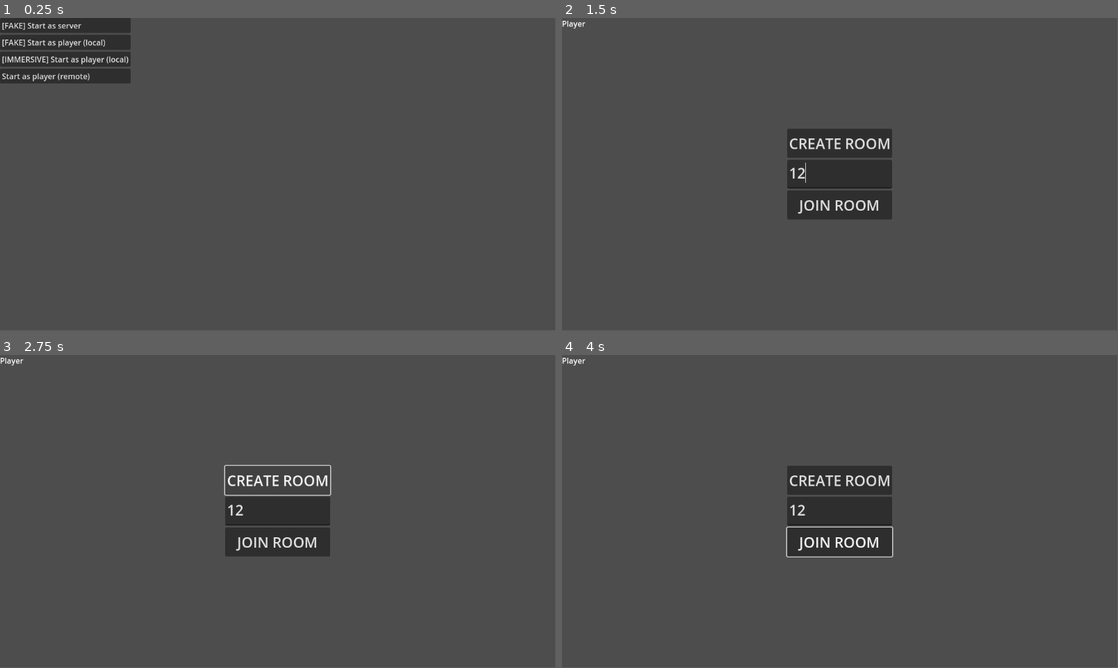
Above: before the commit, frames 1-4 (two rows, left to right).
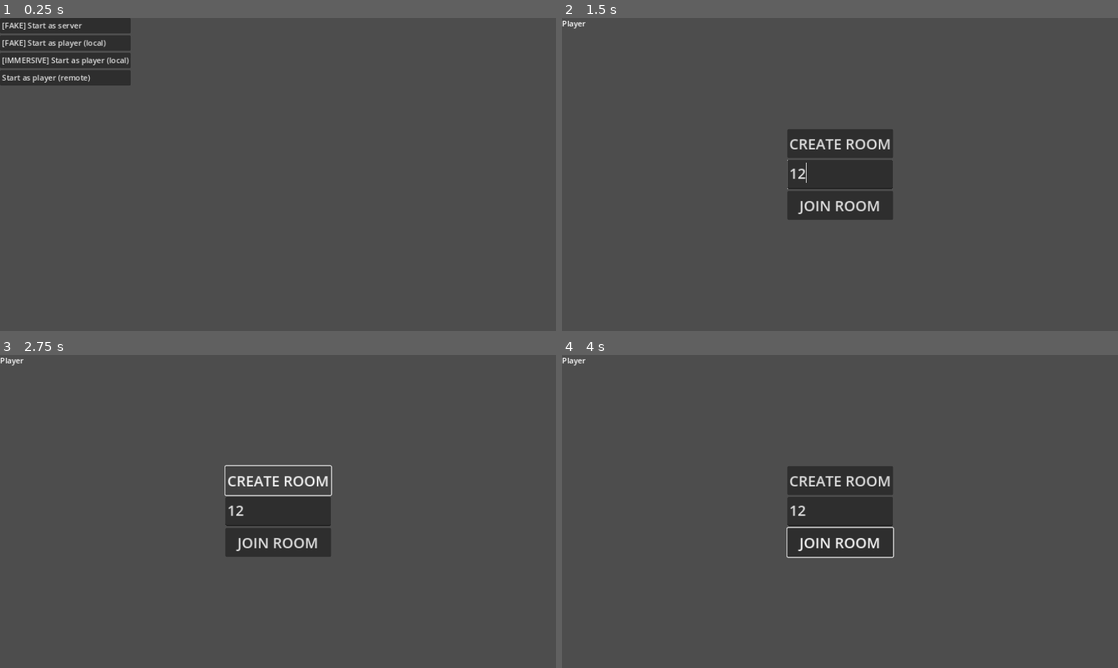
Above: after the commit, the same moments.

Repository: patator62180/GDWL_67
Game: Godot game, scene res://scenes/main/main.tscn
Same seed, same stepped clock (60 frames per second), same inputs: the game is played once before the commit and once after it.
Inputs (mouse positions are in pixels of both pictures, inside the frame that each line leads up to):
- Up to frame 1 (0.25 s): no input
- Up to frame 2 (1.5 s): click "[FAKE] Start as player (local)" at 0.5 s; click (840, 174) at 1.27 s; type "12" at 1.35 s
- Up to frame 3 (2.75 s): click "CREATE ROOM" at 2 s
- Up to frame 4 (4 s): click "JOIN ROOM" at 2.75 s; move the mouse to (962, 495) at 3.52 s; hold Right (right) from 3.53 s (still down); right-click (962, 495) at 3.6 s; click (962, 495) at 3.67 s
In our replay, the window is 799x449 before the commit and 800x450 after it. These sizes can differ from the game's own. Grey fills any space a smaller window leaves; there, only what the larger window draws over its background counts as a difference.

The runs differ from the first frame. In frame 1, 1.3% of the frame differs, in the area x 0-24%, y 1-22%; in frame 2, 0.7%; in frame 3, 0.8%; in frame 4, 0.9%.

Commit message:
changement esthetiques + tests rescale

Diff:
--- a/project.godot
+++ b/project.godot
@@ -18,6 +18,8 @@
 
 window/size/window_width_override=1152
 window/size/window_height_override=648
+window/stretch/mode="canvas_items"
+window/stretch/aspect="expand"
 
 [input]
 
--- a/scenes/HUD/hud.tscn
+++ b/scenes/HUD/hud.tscn
@@ -16,6 +16,13 @@
 font_color = Color(1, 0, 0, 1)
 outline_size = 5
 outline_color = Color(0, 0, 0, 1)
+
+[sub_resource type="StyleBoxFlat" id="StyleBoxFlat_lbym6"]
+bg_color = Color(0.294118, 0.294118, 0.294118, 0.486275)
+corner_radius_top_left = 20
+corner_radius_top_right = 20
+corner_radius_bottom_right = 20
+corner_radius_bottom_left = 20
 
 [sub_resource type="ShaderMaterial" id="ShaderMaterial_p7vvi"]
 shader = ExtResource("4_wnq48")
@@ -64,6 +71,7 @@
 player_index = 1
 
 [node name="PlayerCard2Anchor" type="Control" parent="PlayerCards"]
+visible = false
 layout_mode = 1
 anchors_preset = 3
 anchor_left = 1.0
@@ -82,6 +90,7 @@
 player_index = 2
 
 [node name="PlayerCard3Anchor" type="Control" parent="PlayerCards"]
+visible = false
 layout_mode = 1
 anchors_preset = 2
 anchor_top = 1.0
@@ -134,19 +143,40 @@
 
 [node name="Control" type="Control" parent="."]
 layout_mode = 3
-anchors_preset = 0
-offset_right = 40.0
-offset_bottom = 40.0
+anchors_preset = 2
+anchor_top = 1.0
+anchor_bottom = 1.0
+offset_left = 30.0
+offset_top = -42.0
+offset_right = 70.0
+offset_bottom = -2.0
+grow_vertical = 0
+scale = Vector2(0.64, 0.64)
 script = ExtResource("3_og24l")
+
+[node name="Panel" type="Panel" parent="Control"]
+layout_mode = 0
+offset_left = -26.0
+offset_top = -108.0
+offset_right = 244.0
+offset_bottom = 34.0
+theme_override_styles/panel = SubResource("StyleBoxFlat_lbym6")
 
 [node name="Score J1" type="Label" parent="Control"]
 unique_name_in_owner = true
 material = SubResource("ShaderMaterial_p7vvi")
-layout_mode = 0
-offset_left = 69.0
-offset_top = 67.0
-offset_right = 297.0
-offset_bottom = 150.0
+layout_mode = 1
+anchors_preset = 8
+anchor_left = 0.5
+anchor_top = 0.5
+anchor_right = 0.5
+anchor_bottom = 0.5
+offset_left = -22.0
+offset_top = -136.0
+offset_right = 206.0
+offset_bottom = -53.0
+grow_horizontal = 2
+grow_vertical = 2
 theme_override_colors/font_color = Color(1, 0.709804, 0.305882, 1)
 theme_override_font_sizes/font_size = 60
 text = "Score j1"
@@ -154,11 +184,18 @@
 [node name="Score J2" type="Label" parent="Control"]
 unique_name_in_owner = true
 material = SubResource("ShaderMaterial_0fcvg")
-layout_mode = 0
-offset_left = 850.0
-offset_top = 69.0
-offset_right = 1078.0
-offset_bottom = 152.0
+layout_mode = 1
+anchors_preset = 8
+anchor_left = 0.5
+anchor_top = 0.5
+anchor_right = 0.5
+anchor_bottom = 0.5
+offset_left = -22.0
+offset_top = -72.0
+offset_right = 206.0
+offset_bottom = 11.0
+grow_horizontal = 2
+grow_vertical = 2
 theme_override_colors/font_color = Color(1, 0.709804, 0.305882, 1)
 theme_override_font_sizes/font_size = 60
 text = "Score j2"
--- a/scenes/background/background.tscn
+++ b/scenes/background/background.tscn
@@ -21,13 +21,33 @@
 shader_parameter/pixel_scale = 10.0
 shader_parameter/color_floor = 10.0
 shader_parameter/input_texture = SubResource("NoiseTexture2D_a61c7")
-shader_parameter/input_texture_dot = ExtResource("2_yoxxc")
 
 [sub_resource type="PlaceholderTexture2D" id="PlaceholderTexture2D_kj0u0"]
 
 [node name="Node2D" type="Node2D"]
 
-[node name="Background" type="Sprite2D" parent="."]
+[node name="Control" type="Control" parent="."]
+layout_mode = 3
+anchors_preset = 0
+offset_left = -559.5
+offset_top = -308.0
+offset_right = -559.5
+offset_bottom = -308.0
+size_flags_horizontal = 4
+size_flags_vertical = 4
+
+[node name="Background" type="Sprite2D" parent="Control"]
 material = SubResource("ShaderMaterial_s5s6m")
+position = Vector2(436.5, -43)
 scale = Vector2(12000, 12000)
 texture = SubResource("PlaceholderTexture2D_kj0u0")
+
+[node name="Dots" type="Sprite2D" parent="Control"]
+visible = false
+texture_filter = 1
+texture_repeat = 2
+position = Vector2(-20, -20)
+scale = Vector2(0.5, 0.5)
+texture = ExtResource("2_yoxxc")
+region_enabled = true
+region_rect = Rect2(0, 0, 20000, 20000)
--- /dev/null
+++ b/scenes/background/gridBackground.gdshader
@@ -0,0 +1,15 @@
+shader_type canvas_item;
+render_mode blend_mix;
+
+uniform vec2 size = vec2(1280.0, 720.0);
+uniform float line_width : hint_range(0, 1) = 0.1;
+uniform vec2 offset = vec2(0.0, 0.0);
+uniform float grid_size = 16.0;
+
+void fragment() {
+	vec2 uv = (offset / size) + UV;
+	vec2 r = mod(size * uv, vec2(grid_size));
+	vec2 lines = smoothstep(1.0 - line_width, 1, r / vec2(grid_size));
+	float alpha = dot(lines, vec2(1.0, 1.0));
+	COLOR.a = alpha;
+}
--- a/scenes/background/infinite_background.gdshader
+++ b/scenes/background/infinite_background.gdshader
@@ -1,7 +1,6 @@
 shader_type canvas_item;
 
 uniform sampler2D input_texture : filter_nearest;
-uniform sampler2D input_texture_dot : filter_nearest;
 uniform vec2 speed;
 uniform float pixel_scale;
 uniform float color_floor;
@@ -12,5 +11,4 @@
     float uvy = mod((pixelated_uv.y) + (TIME*speed.y), 1.0f);
 	vec4 color = texture(input_texture, vec2(uvx, uvy));
     COLOR = floor(color*color_floor)/color_floor;
-    COLOR = texture(input_texture_dot, UV);
 }
--- a/scenes/game/game.tscn
+++ b/scenes/game/game.tscn
@@ -22,13 +22,13 @@
 [node name="HUD" parent="." node_paths=PackedStringArray("PlayerManagers") instance=ExtResource("4_df5lj")]
 PlayerManagers = NodePath("../PlayerManagers")
 
+[node name="Camera2D" type="Camera2D" parent="."]
+zoom = Vector2(0.8, 0.8)
+
 [node name="HazardManager" type="Node2D" parent="." node_paths=PackedStringArray("grid")]
 script = ExtResource("3_vmlt8")
 grid = NodePath("../Grid")
 bounds = Vector4(0, 0, 10, 10)
-
-[node name="Camera2D" type="Camera2D" parent="."]
-zoom = Vector2(0.8, 0.8)
 
 [node name="HostSpawner" type="MultiplayerSpawner" parent="."]
 _spawnable_scenes = PackedStringArray("res://scenes/host/host.tscn")
--- a/scenes/player/player.tscn
+++ b/scenes/player/player.tscn
@@ -230,7 +230,6 @@
 position = Vector2(50, 50)
 
 [node name="Face" type="Sprite2D" parent="NodeSprite"]
-texture_filter = 1
 material = SubResource("ShaderMaterial_wkkd2")
 texture = ExtResource("2_7u7pn")
 
Not shown: 1 places in scenes/HUD/hud.tscn that only renumber resources
Not shown: 1 places in scenes/player/player.tscn that only renumber resources
Binary file changed: sprites/dot.png
